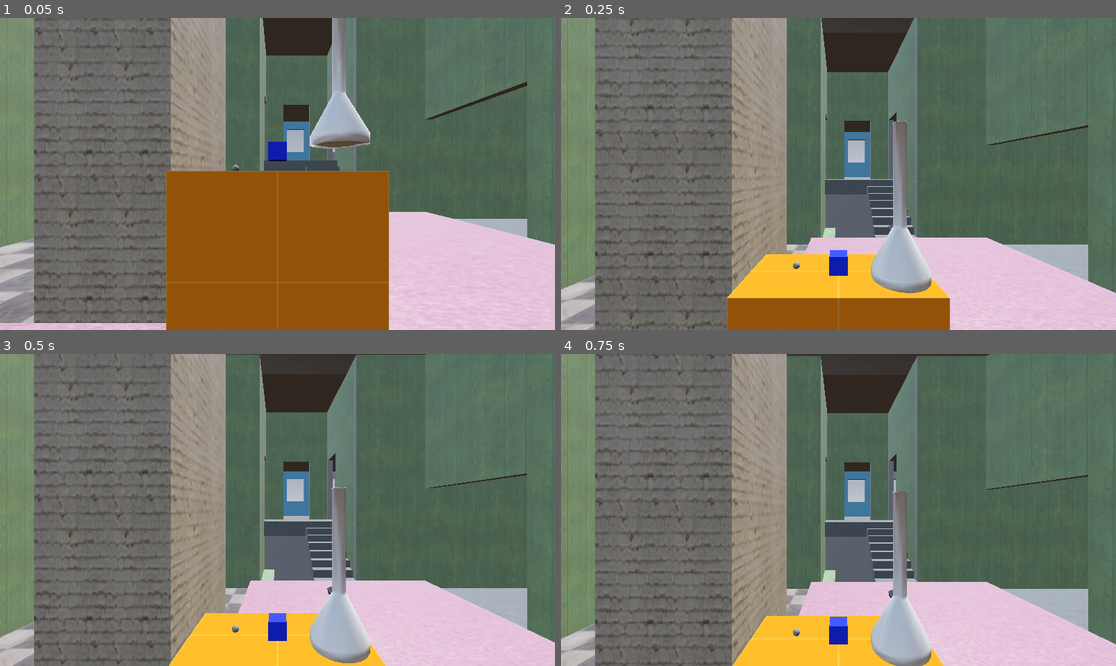
Above: before the commit, frames 1-4 (two rows, left to right).
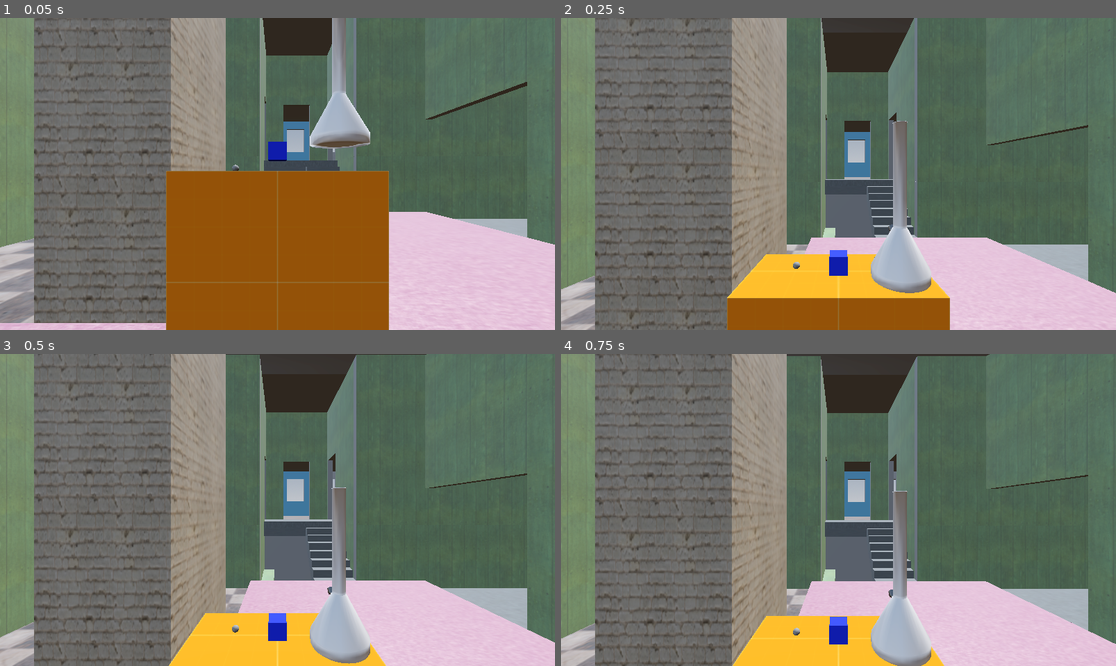
Above: after the commit, the same moments.

Repository: Tohzt/VR-Testing
Game: Godot game, scene res://Main.tscn
Two runs of this game, one before a commit and one after it. Both use one fixed random seed, a clock stepped at 60 frames per second and the inputs below.
Inputs (mouse positions are in pixels of both pictures, inside the frame that each line leads up to):
- Up to frame 1 (0.05 s): no input
- Up to frame 2 (0.25 s): no input
- Up to frame 3 (0.5 s): no input
- Up to frame 4 (0.75 s): tap Enter (ui_accept) at 0.5 s; move the mouse to (960, 494) at 0.52 s; hold Right (ui_right) from 0.53 s (still down); click (960, 494) at 0.67 s

Frames 1-2 are identical in both runs. In frame 3, less than 0.1% of the frame differs, in the area x 6-93%, y 11-100%; in frame 4, 0.2%, in the area x 0-100%, y 1-100%.

Commit message:
fix player movement

Diff:
--- a/Player/Player.tscn
+++ b/Player/Player.tscn
@@ -7,14 +7,12 @@
 [ext_resource type="PackedScene" uid="uid://bl2nuu3qhlb5k" path="res://addons/godot-xr-tools/functions/movement_direct.tscn" id="5_s1rgi"]
 [ext_resource type="PackedScene" uid="uid://b4ysuy43poobf" path="res://addons/godot-xr-tools/functions/function_pickup.tscn" id="6_s1rgi"]
 [ext_resource type="PackedScene" uid="uid://b6bk2pj8vbj28" path="res://addons/godot-xr-tools/functions/movement_turn.tscn" id="7_vlldt"]
-[ext_resource type="PackedScene" uid="uid://c2q5phg8w08o" path="res://addons/godot-xr-tools/functions/movement_jump.tscn" id="8_s1rgi"]
 
 [node name="Player" type="Node3D" unique_id=1487023001]
 
 [node name="XROrigin3D" type="XROrigin3D" parent="." unique_id=1320749375]
 
 [node name="PlayerBody" parent="XROrigin3D" unique_id=111404520 instance=ExtResource("1_6ysni")]
-motion_mode = 1
 player_height_max = 2.0
 
 [node name="XRCamera3D" type="XRCamera3D" parent="XROrigin3D" unique_id=1654719701]
@@ -40,6 +38,3 @@
 turn_mode = 2
 
 [node name="FunctionPickup" parent="XROrigin3D/RightHand" unique_id=1606174339 instance=ExtResource("6_s1rgi")]
-
-[node name="MovementJump" parent="XROrigin3D/RightHand" unique_id=1002256976 instance=ExtResource("8_s1rgi")]
-jump_button_action = "ax_touch"
